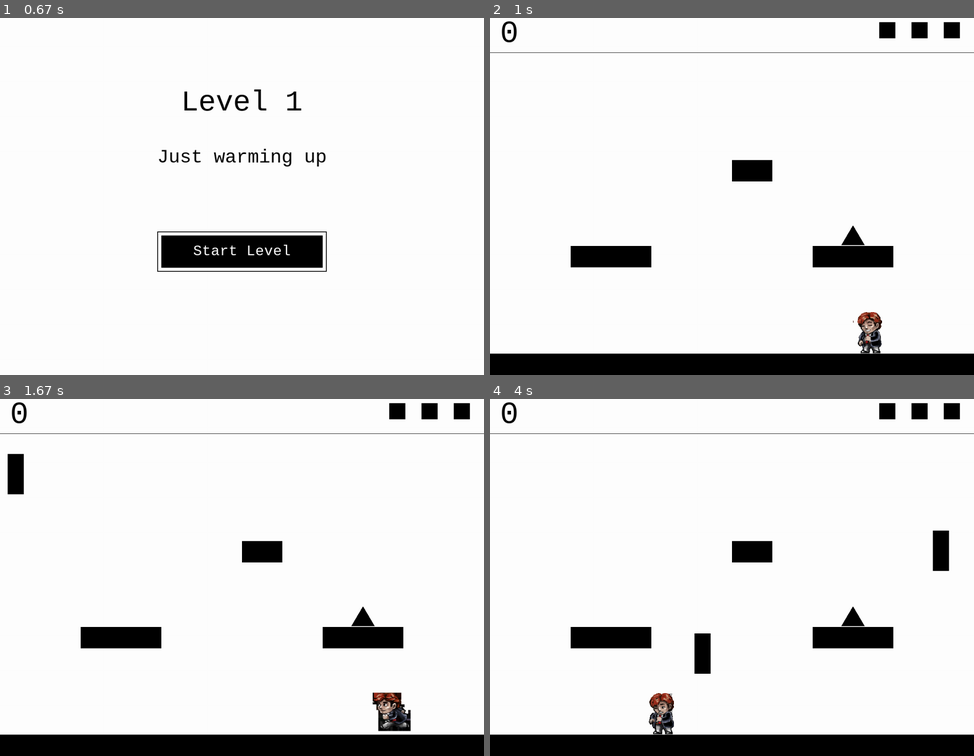
Above: before the commit, frames 1-4 (two rows, left to right).
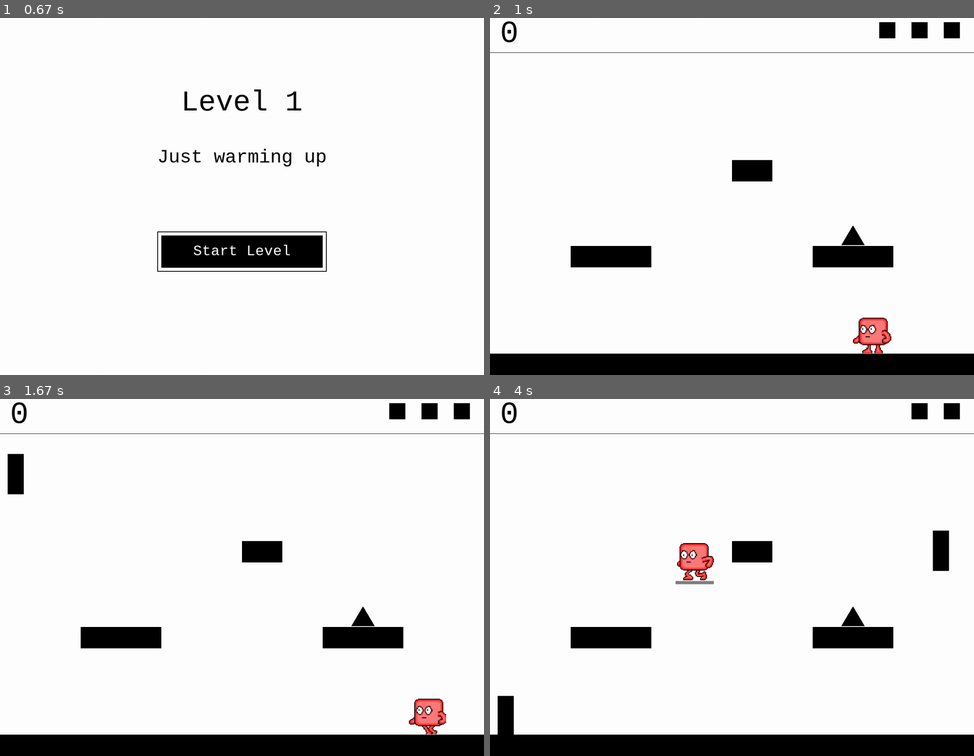
Above: after the commit, the same moments.

Repository: stevenacalhoun/geoplay
Game: pygame game, started from geometricPlay.py
Two runs of this game, one before a commit and one after it. Both use one fixed random seed, a clock stepped at 60 frames per second and the inputs below.
Inputs:
- Up to frame 1 (0.67 s): tap Enter at 0.33 s
- Up to frame 2 (1 s): tap Enter at 0.67 s
- Up to frame 3 (1.67 s): hold Right 1-1.47 s; hold Left from 1.5 s (still down)
- Up to frame 4 (4 s): release Left at 2.03 s; hold Left 2.07-2.47 s; hold Right 2.5-3.13 s; hold Left 3.17-3.63 s; tap Space at 3.67 s

Frame 1 is identical in both runs. In frame 2, 0.7% of the frame differs, in the area x 75-83%, y 82-94%; in frame 3, 1.2%; in frame 4, 2.1%, in the area x 1-84%, y 1-95%.

Commit message:
Prepared all the rectangles and triangles for sprites.

Diff:
--- a/geometricPlay.py
+++ b/geometricPlay.py
@@ -8,6 +8,7 @@
 from random import randint
 from constants import *
 import scenes
+import sprites
 
 # Global variable to draw on the screen
 screen = pygame.display.set_mode((SCREEN_WIDTH, SCREEN_HEIGHT), pygame.NOFRAME)
@@ -18,6 +19,7 @@
   # Initialize the screen
   pygame.init()
   pygame.font.init()
+  sprites.prepareSprites()
 
   # Default difficulty is two, start on the main menu
   difficulty = 2
--- a/levels.py
+++ b/levels.py
@@ -190,7 +190,7 @@
 
 class Level_01(Level):
    def __init__(self):
-    Level.__init__(self, requiredScore=2)
+    Level.__init__(self, requiredScore=2, normalRainChance=0, bounceRainChance=0, explodingRainChance=0, puddleRainChance=1)
 
     self.levelTiles = [
     "_ _ _ _ _ _ _ _ _ _ _ _",
--- a/lib/sprites.py
+++ b/lib/sprites.py
@@ -8,14 +8,21 @@
 import time
 
 # McSquare size
-MCSQUARE_HEIGHT = 140
-MCSQUARE_WIDTH = 130
+MCSQUARE_HEIGHT = 53
+MCSQUARE_WIDTH = 50
 MCSQUARE_SPEED = 15
 MCSQUARE_JUMP_SPEED = 30
 
 # Rectangle size
 RECTANGLE_WIDTH = 40
 RECTANGLE_HEIGHT = 100
+
+triangleImages = []
+powerUpImages = []
+normalRectangleImages = []
+explodingRectangleImages =[]
+bouncingRectangleImages = []
+puddleRectangleImages = []
 
 # McSquare class
 class Mcsquare(pygame.sprite.Sprite):
@@ -24,7 +31,7 @@
     pygame.sprite.Sprite.__init__(self)
 
     # Sprite sheet for McSquare
-    spriteSheet = SpriteSheet("images/braid_man.png")
+    spriteSheet = SpriteSheet("images/spritesheet.png")
 
     # Keep up with our height for collision detection
     self.height = height
@@ -44,41 +51,31 @@
     self.fallingLeftImages = []
 
     # Location for the next image in the sprite sheet
-    xVal = 0
-    yVal = 0
+    xVal = 15
+    yVal = 160
 
     # There are 26 images in the sprite sheet, load them all
-    for imageCount in range(0, 26):
+    for imageCount in range(0, 8):
       # Load each image, scale them, and add it to the running right images
       rawImage = spriteSheet.get_image(xVal, yVal, MCSQUARE_WIDTH, MCSQUARE_HEIGHT)
       image = pygame.transform.scale(rawImage, (int(self.height), int(self.height)))
       self.runningRightImages.append(image)
-      imageCount += 1
-
-      # At the end of a row of sprites, go to the next row by adding some arbitrary amound of pixels
-      if imageCount % 7 == 0:
-        xVal = 0
-        yVal += MCSQUARE_HEIGHT + 13
-      else:
-        xVal += MCSQUARE_WIDTH
+      xVal += MCSQUARE_WIDTH + 12
 
     # For the running left images just flip the right ones
     for image in self.runningRightImages:
       leftImage = pygame.transform.flip(image, True, False)
       self.runningLeftImages.append(leftImage)
 
-    otherSpriteSheet = SpriteSheet("images/tim_animations.png")
-
     # Standing left images
-    xVal = 615
-    yVal = 1205
-    for imageCount in range(0, 9):
-      rawImage = otherSpriteSheet.get_image(xVal, yVal, MCSQUARE_WIDTH - 30, MCSQUARE_HEIGHT)
-      image = pygame.transform.scale(rawImage, (int(self.height - 30), int(self.height)))
+    xVal = 986
+    yVal = 190
+    for imageCount in range(0, 3):
+      rawImage = spriteSheet.get_image(xVal, yVal, MCSQUARE_WIDTH, MCSQUARE_HEIGHT)
+      image = pygame.transform.scale(rawImage, (int(self.height), int(self.height)))
       self.standingRightImages.append(image)
-      imageCount += 1
-
-      xVal += MCSQUARE_WIDTH - 30
+
+      xVal += MCSQUARE_WIDTH + 7
 
     # Standing left images
     for image in self.standingRightImages:
@@ -86,13 +83,15 @@
       self.standingLeftImages.append(leftImage)
 
     # Jumping right images
-    xVal = 42
-    yVal = 870
+    xVal = 575
+    yVal = 200
     for imageCount in range(0, 3):
-      rawImage = otherSpriteSheet.get_image(xVal, yVal, MCSQUARE_WIDTH, MCSQUARE_HEIGHT)
-      image = pygame.transform.scale(rawImage, (int(self.height - 30), int(self.height)))
+      rawImage = spriteSheet.get_image(xVal, yVal, MCSQUARE_WIDTH, MCSQUARE_HEIGHT)
+      image = pygame.transform.scale(rawImage, (int(self.height), int(self.height)))
       self.jumpingRightImages.append(image)
-      imageCount += 1
+
+      xVal += MCSQUARE_WIDTH + 7
+      yVal -= 9 + imageCount*9
 
     # Jumping left images
     for image in self.jumpingRightImages:
@@ -100,13 +99,15 @@
       self.jumpingLeftImages.append(leftImage)
 
     # Falling right images
-    xVal = 1655
-    yVal = 875
+    xVal = 750
+    yVal = 170
     for imageCount in range(0, 3):
-      rawImage = otherSpriteSheet.get_image(xVal, yVal, MCSQUARE_WIDTH, MCSQUARE_HEIGHT)
-      image = pygame.transform.scale(rawImage, (int(self.height - 30), int(self.height)))
+      rawImage = spriteSheet.get_image(xVal, yVal, MCSQUARE_WIDTH, MCSQUARE_HEIGHT)
+      image = pygame.transform.scale(rawImage, (int(self.height), int(self.height)))
       self.fallingRightImages.append(image)
-      imageCount += 1
+
+      xVal += MCSQUARE_WIDTH + 7
+      yVal += 9 + imageCount*9
 
     # Falling left images
     for image in self.fallingRightImages:
@@ -303,7 +304,7 @@
     self.frameCount += 1
 
   def animateRunningRight(self):
-    if self.frameCount >= 1:
+    if self.frameCount >= 2:
       # Final fram reached
       if self.frame >= len(self.runningRightImages):
         self.frame = 0
@@ -315,7 +316,7 @@
       self.frameCount = 0
 
   def animateRunningLeft(self):
-    if self.frameCount >= 1:
+    if self.frameCount >= 2:
       # Final fram reached
       if self.frame >= len(self.runningLeftImages):
         self.frame = 0
@@ -429,6 +430,10 @@
     blank.fill(WHITE)
     self.image = blank
 
+  def reposition(self, newLoc):
+    self.rect.topleft = newLoc
+
+class NormalRectangleRain(RectangleRain):
   def checkCollisions(self, platforms, mcSquare):
     # Check collisions with platforms
     for platform in platforms:
@@ -441,10 +446,6 @@
       return True
     return False
 
-  def reposition(self, newLoc):
-    self.rect.topleft = newLoc
-
-class NormalRectangleRain(RectangleRain):
   def update(self):
     # Move the sprite and plan the next update
     self.move()
@@ -462,37 +463,172 @@
     pass
 
 class BounceRectangleRain(RectangleRain):
-  ## TO DO ##
+  def __init__(self, initialPosition):
+    RectangleRain.__init__(self, initialPosition)
+
+    self.bouncingImages = bouncingRectangleImages
+
+    self.goingBackUp = False
+    self.doneAnimating = False
+
+    self.frame = 0
+    self.frameCount = 0
+
   def update(self):
-    pass
+    self.move()
+    if self.goingBackUp:
+      self.animate()
+
+  def checkCollisions(self, platforms, mcSquare):
+    # Check collisions with platforms
+    for platform in platforms:
+      if self.rect.colliderect(platform.rect) and self.goingBackUp == False:
+        self.fallingSpeed = 0
+        self.goingBackUp = True
+
+    # Check collisions with McSquare
+    if self.rect.colliderect(mcSquare.rect):
+      self.despawn()
+      return True
+    return False
+
 
   def move(self):
-    pass
-
-  def animate():
-    pass
+    self.rect.y += self.fallingSpeed
+
+    if self.goingBackUp:
+      if self.rect.y <= HUD_HEIGHT:
+        self.despawn()
+
+    if self.alive == False:
+      # Blank out last location
+      self.image = pygame.Surface((RECTANGLE_WIDTH, RECTANGLE_HEIGHT))
+      self.image.fill(WHITE)
+
+  def animate(self):
+    self.frameCount += 1
+    if self.frameCount >= 5:
+      self.frameCount = 0
+
+      # Final fram reached
+      if self.frame >= len(self.bouncingImages):
+        self.doneAnimating = True
+        self.fallingSpeed = (-1 * GRAVITY * .3)
+
+      # Change to the next frame
+      # self.image = self.bouncingRectangleImages[self.frame]
+      self.frame += 1
+
 
 class ExplodingRectangleRain(RectangleRain):
-  ## TO DO ##
+  def __init__(self, initialPosition):
+    RectangleRain.__init__(self, initialPosition)
+
+    self.explodingImages = explodingRectangleImages
+
+    self.frame = 0
+    self.frameCount = 0
+
+    self.exploding = False
+
   def update(self):
-    pass
+    self.move()
+    if self.exploding:
+      self.animate()
+
+  def checkCollisions(self, platforms, mcSquare):
+    # Check collisions with platforms
+    for platform in platforms:
+      if self.rect.colliderect(platform.rect):
+        self.fallingSpeed = 0
+        self.exploding = True
+
+    # Check collisions with McSquare
+    if self.rect.colliderect(mcSquare.rect):
+      self.despawn()
+      return True
+    return False
 
   def move(self):
-    pass
-
-  def animate():
-    pass
+    self.rect.y += self.fallingSpeed
+
+    if self.alive == False:
+      # Blank out last location
+      self.image = pygame.Surface((RECTANGLE_WIDTH, RECTANGLE_HEIGHT))
+      self.image.fill(WHITE)
+
+  def animate(self):
+    self.frameCount += 1
+    if self.frameCount >= 5:
+      self.frameCount = 0
+
+      # Final fram reached
+      if self.frame >= len(self.explodingImages):
+        self.despawn()
+
+      # Change to the next frame
+      # self.image = self.explodingRectangleImages[self.frame]
+      self.frame += 1
+
 
 class PuddleRectangleRain(RectangleRain):
-  ## TO DO ##
+  def __init__(self, initialPosition):
+    RectangleRain.__init__(self, initialPosition)
+
+    self.puddleImages = puddleRectangleImages
+
+    self.puddling = False
+    self.puddled = False
+    self.puddleCount = 0
+
+    self.frame = 0
+    self.frameCount = 0
+
   def update(self):
-    pass
+    self.move()
+    if self.puddling:
+      self.animate()
+
+    if self.puddled:
+      self.puddleCount += 1
+
+      if self.puddleCount >= 100:
+        self.despawn()
+
+  def checkCollisions(self, platforms, mcSquare):
+    # Check collisions with platforms
+    for platform in platforms:
+      if self.rect.colliderect(platform.rect):
+        self.fallingSpeed = 0
+        self.puddling = True
+
+    # Check collisions with McSquare
+    if self.rect.colliderect(mcSquare.rect):
+      self.despawn()
+      return True
+    return False
 
   def move(self):
-    pass
-
-  def animate():
-    pass
+    self.rect.y += self.fallingSpeed
+
+    if self.alive == False:
+      # Blank out last location
+      self.image = pygame.Surface((RECTANGLE_WIDTH, RECTANGLE_HEIGHT))
+      self.image.fill(WHITE)
+
+  def animate(self):
+    self.frameCount += 1
+    if self.frameCount >= 5:
+      self.frameCount = 0
+
+      # Final fram reached
+      if self.frame >= len(self.puddleImages):
+        self.puddled = True
+
+      # Change to the next frame
+      # self.image = self.puddleRectangleImages[self.frame]
+      self.frame += 1
+
 
 # Triangle class
 class Triangle(pygame.sprite.Sprite):
@@ -506,6 +642,10 @@
 
     self.findTriangleInfo()
 
+    self.hoverImages = triangleImages
+    self.frameCount = 0
+    self.frame = 0
+
     # Load the triangle image and transform it to the desired size
     self.image = pygame.Surface([self.width, self.height])
     self.image.fill(WHITE)
@@ -519,8 +659,7 @@
     self.captured = False
 
   def update(self):
-    # Triangles are currently stationary
-    pass
+    self.animate()
 
   def draw(self, screen):
     screen.blit(self.image, self.rect.topleft)
@@ -545,10 +684,48 @@
     # Load the triangle and size it based on the input parameters
     self.width = 2*xOffset
 
-  def animateHover(self):
-    pass
+  def animate(self):
+    self.frameCount += 1
+    if self.frameCount >= 5:
+      self.frameCount = 0
+
+      # Final fram reached
+      if self.frame >= len(self.hoverImages):
+        self.frame = 0
+
+      # Change to the next frame
+      # self.image = self.hoverImages[self.frame]
+      self.frame += 1
 
   def reposition(self, newTopPoint):
     self.topPoint = newTopPoint
     self.findTriangleInfo()
     self.rect.topleft = (self.points[1][0], self.points[2][1])
+
+
+def prepareSprites():
+  global triangleImages, powerUpImages, normalRectangleImages, explodingRectangleImages, bouncingRectangleImages, puddleRectangleImages
+
+  # Exploding Rectangle
+  # explodingRectangleImages = getImages("explodingRectangle", 7)
+
+  # Bouncing Rectangle
+  # bouncingRectangleImages = getImages("bouncingRectangle", 9)
+
+  # Puddle Rectangle
+  # puddleRectangleImages = getImages("puddleRectangle", 6)
+
+  # Triangle
+  # triangleImages = getImages("triangle", 5)
+
+  # Power up
+  # powerUpImages = getImages("powerUp", 5)
+
+def getImages(baseName, totalImages):
+  images = []
+
+  for imageNum in range (1, totalImages):
+    image = pygame.image.load(baseName + str(totalImages)).convert()
+    images.append(image)
+
+  return images
